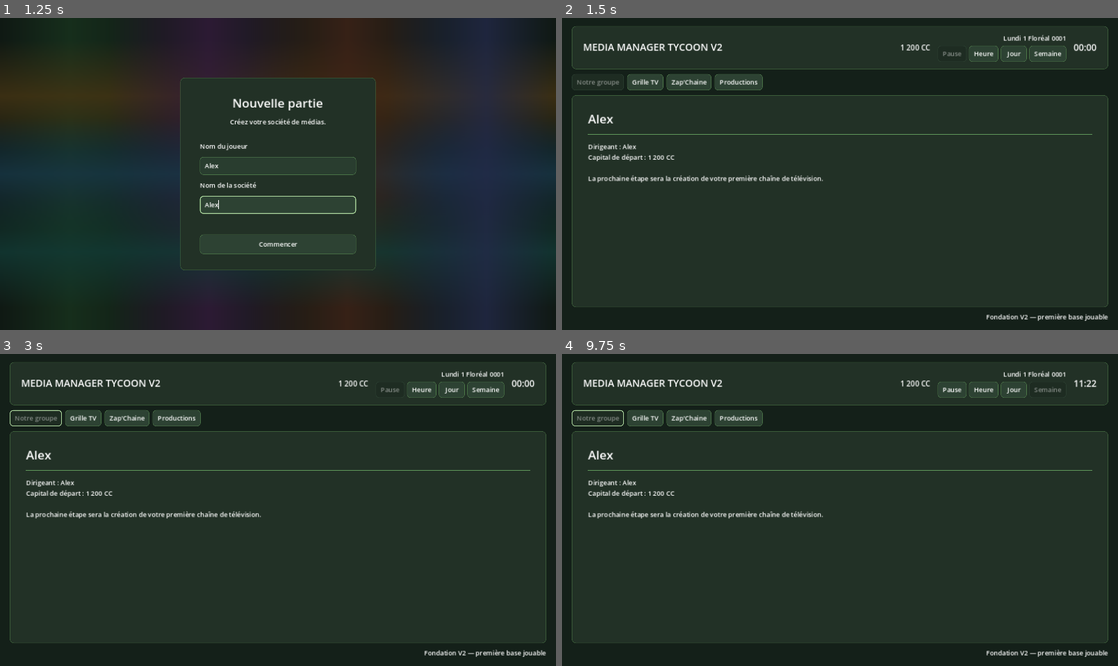
Above: before the commit, frames 1-4 (two rows, left to right).
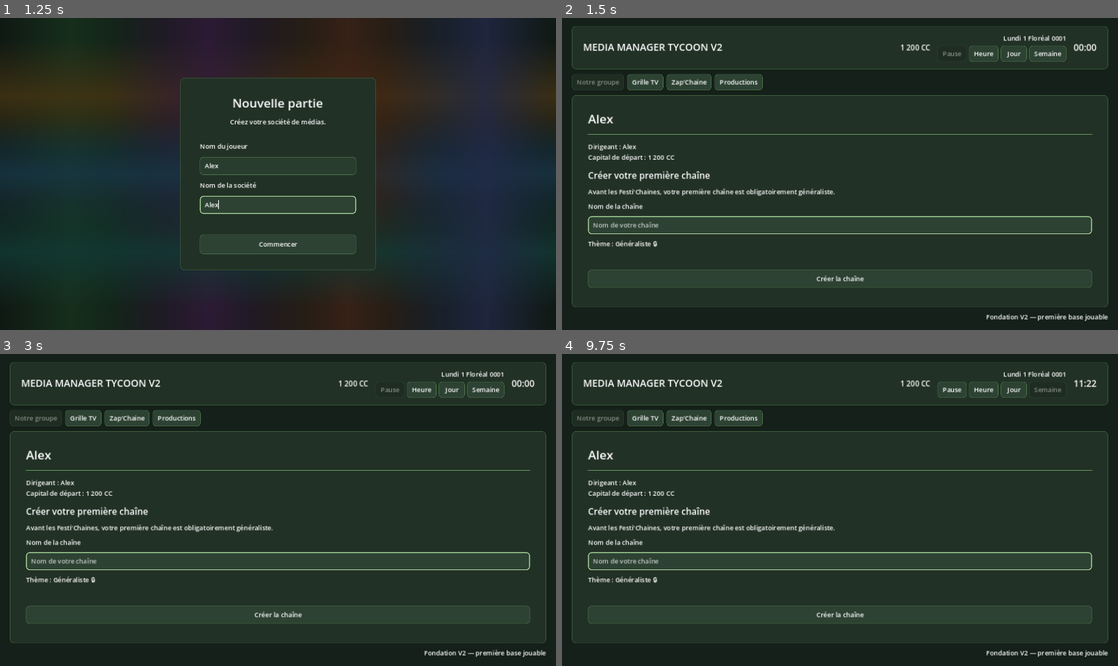
Above: after the commit, the same moments.

Repository: Adrienco69/MediaManagerTycoon_V2
Game: Godot game, scene res://scenes/main.tscn
Two runs of this game, one before a commit and one after it. Both use one fixed random seed, a clock stepped at 60 frames per second and the inputs below.
Inputs (mouse positions are in pixels of both pictures, inside the frame that each line leads up to):
- Up to frame 1 (1.25 s): click (278, 164) at 0.52 s; type "Alex" at 0.6 s; click (278, 205) at 0.75 s; type "Alex" at 0.83 s
- Up to frame 2 (1.5 s): click "Commencer" at 1.25 s
- Up to frame 3 (3 s): click "Grille TV" at 2 s; click "Notre groupe" at 2.75 s
- Up to frame 4 (9.75 s): click "Zap'Chaine" at 3.5 s; click "Productions" at 4.25 s; click "Heure" at 5 s; click "Jour" at 5.75 s; click "Semaine" at 6.5 s; click "Heure" at 7.25 s; click "Jour" at 8 s; click "Semaine" at 8.75 s; click "Notre groupe" at 9.5 s

Frame 1 is identical in both runs. In frame 2, 2.7% of the frame differs, in the area x 4-96%, y 48-87%; in frame 3, 2.7%, in the area x 1-96%, y 17-87%; in frame 4, 2.7%.

Commit message:
Add first channel creation flow to group page

Diff:
--- a/scripts/main.gd
+++ b/scripts/main.gd
@@ -4,6 +4,7 @@
 const StartScreenGradientScript = preload("res://scripts/ui/start_screen_gradient.gd")
 const TopBarLayoutScript = preload("res://scripts/ui/top_bar_layout.gd")
 const NavigationButtonStateScript = preload("res://scripts/ui/navigation_button_state.gd")
+const GroupPageControllerScript = preload("res://scripts/ui/group_page_controller.gd")
 
 @onready var background: ColorRect = $Background
 @onready var start_screen: Control = %StartScreen
@@ -28,6 +29,7 @@
 @onready var grid_button: Button = %GridButton
 @onready var zap_button: Button = %ZapButton
 @onready var production_button: Button = %ProductionButton
+@onready var content_container: VBoxContainer = $GameUI/RootVBox/MainPanel/ContentMargin/ContentVBox
 @onready var page_title: Label = %PageTitle
 @onready var page_description: Label = %PageDescription
 @onready var start_title: Label = $StartScreen/Center/Panel/Margin/VBox/Title
@@ -130,6 +132,11 @@
 		_show_group()
 
 
+func _on_first_channel_create_requested(channel_name: String) -> void:
+	if GameState.create_first_channel(channel_name):
+		_show_group()
+
+
 func _on_pause_pressed() -> void:
 	GameState.set_time_mode(GameState.TimeMode.PAUSED)
 
@@ -203,25 +210,39 @@
 func _show_group() -> void:
 	NavigationButtonStateScript.apply(_get_navigation_buttons(), group_button)
 	page_title.text = GameState.company_name
-	page_description.text = "Dirigeant : %s\nCapital de départ : 1 200 CC\n\nLa prochaine étape sera la création de votre première chaîne de télévision." % GameState.player_name
+	GroupPageControllerScript.render(
+		content_container,
+		page_description,
+		GameState.player_name,
+		GameState.get_first_channel(),
+		_on_first_channel_create_requested
+	)
 
 
 func _show_grid() -> void:
+	_prepare_standard_page()
 	NavigationButtonStateScript.apply(_get_navigation_buttons(), grid_button)
 	page_title.text = "Grille TV"
 	page_description.text = "Ici sera construite la grille de votre chaîne, du lundi au dimanche, avec 48 cases de 30 minutes par jour."
 
 
 func _show_zap() -> void:
+	_prepare_standard_page()
 	NavigationButtonStateScript.apply(_get_navigation_buttons(), zap_button)
 	page_title.text = "Zap'Chaine"
 	page_description.text = "Le guide global affichera les programmes de toutes les chaînes présentes dans la partie."
 
 
 func _show_productions() -> void:
+	_prepare_standard_page()
 	NavigationButtonStateScript.apply(_get_navigation_buttons(), production_button)
 	page_title.text = "Productions"
 	page_description.text = "Cette section accueillera les productions du groupe, leurs durées, leurs thèmes et leur avancement."
+
+
+func _prepare_standard_page() -> void:
+	GroupPageControllerScript.clear(content_container)
+	page_description.size_flags_vertical = Control.SIZE_EXPAND_FILL
 
 
 func _get_navigation_buttons() -> Array[Button]:
